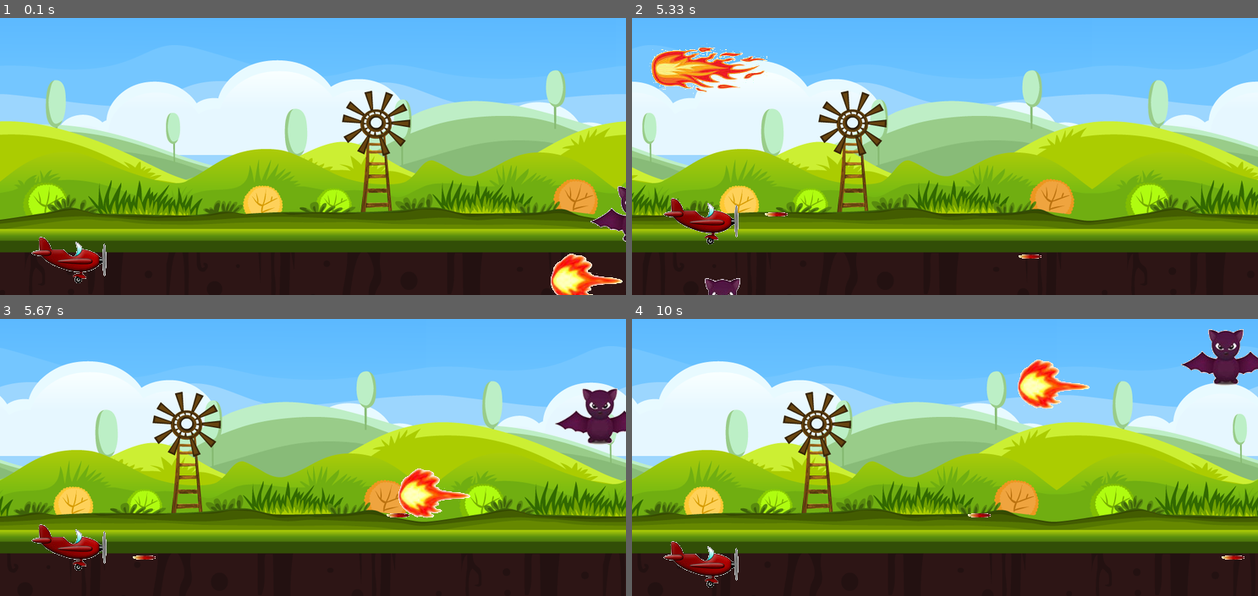
Above: before the commit, frames 1-4 (two rows, left to right).
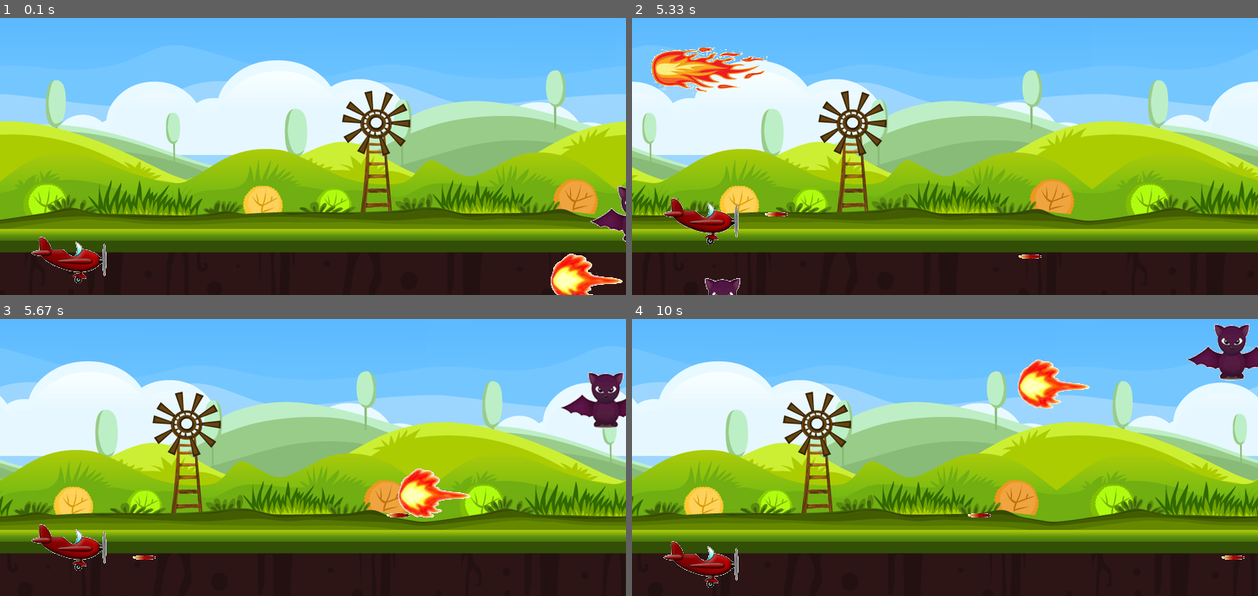
Above: after the commit, the same moments.

Repository: DJmong/Pygame
Game: pygame game, started from main.py
The game is run twice, just before and just after one commit, with the same random seed, the same clock (stepped at 60 frames per second) and the same inputs.
Inputs:
- Up to frame 1 (0.1 s): no input
- Up to frame 2 (5.33 s): hold Up 0.33-0.8 s; hold Down 0.83-1.13 s; tap Ctrl at 0.9, 1.23, 1.63, 3.83, 4.17, 4.57, 4.97, 5.3 s; hold Up 1.17-1.53 s; hold Down 1.57-1.93 s; hold Down 3.77-4.07 s; hold Up 4.1-4.47 s; hold Down 4.5-4.87 s; hold Up 4.9-5.2 s; hold Down from 5.23 s (still down)
- Up to frame 3 (5.67 s): release Down at 5.53 s; hold Up from 5.57 s (still down); tap Ctrl at 5.63 s
- Up to frame 4 (10 s): release Up at 5.93 s; hold Down 5.97-6.33 s; tap Ctrl at 6.03, 8.23, 8.57, 8.97, 9.37, 9.7 s; hold Down 8.17-8.47 s; hold Up 8.5-8.87 s; hold Down 8.9-9.27 s; hold Up 9.3-9.6 s; hold Down 9.63-9.93 s; hold Up from 9.97 s (still down)

Frames 1-2 are identical in both runs. In frame 3, 1.5% of the frame differs, in the area x 88-100%, y 19-46%; in frame 4, 1.0%.

Commit message:
Enemy Class Verify and Apply

Diff:
--- a/main.py
+++ b/main.py
@@ -62,8 +62,7 @@
     background2_x = background_width
     speed = 2
 
-    bat_x = width
-    bat_y = random.randrange(0, height)
+    bat.setLocation(width, random.randrange(0, height))
 
     fire_x = width
     fire_y = random.randrange(0, height)
@@ -71,7 +70,7 @@
     fire = fires[0]
 
     bgm.setBgmVolume(0.4)
-    bgm.playBgm('sound/music.mp3')
+    bgm.playBgm('music.mp3')
 
     crashed = False
     while not crashed:
@@ -130,11 +129,14 @@
             random.shuffle(fires)
             fire = fires[0]
 
-        bat_x -= 7
+        bat.setAccel(-7, 0)
+        bat_x, bat_y = bat.getLocation()
+        bat.move()
         if bat_x <= 0:
-            bat_x = width
-            bat_y = random.randrange(0, height)
-
+            bat.setLocation(width, random.randrange(0, height - bat_height))
+
+        bat_x, bat_y = bat.getLocation()
+        #bullet check for bat
         if len(bullet_xy) != 0:
             for i, bxy in enumerate(bullet_xy):
                 bxy[0] += 15
@@ -150,11 +152,13 @@
                     except:
                         pass
 
+        #crash check for
         if x + aircraft_width > bat_x:
             if (y > bat_y and y < bat_y + bat_height) or\
             (y + aircraft_height > bat_y and y + aircraft_height < bat_y + bat_height):
                 crash()
 
+        #fire crash check
         if fire[1] != None:
             if fire[0] == 0:
                 fireball_width = fireball1_width
@@ -168,16 +172,17 @@
                 (y + aircraft_height > fire_y and y + aircraft_height < fire_y + fireball_height):
                     crash()
 
+        bat_x, bat_y = bat.getLocation()
+
         if not isShotBat:
             drawObject(bat.getImage(), bat_x, bat_y)
         else:
             drawObject(boom, bat_x, bat_y)
-            bgm.playSfx('sound/sfx.mp3')
+            bgm.playSfx('sfx.mp3')
             boom_count += 1
             if boom_count > 5:
                 boom_count = 0
-                bat_x = width
-                bat_y = random.randrange(0, height - bat_height)
+                bat.setLocation(width, random.randrange(0, height - bat_height))
                 isShotBat = False
 
         if len(bullet_xy) != 0:
--- a/source/bgm.py
+++ b/source/bgm.py
@@ -1,7 +1,9 @@
 import pygame
 
+folder = 'sound'
 
-def playBgm(file):
+def playBgm(name):
+    file = folder + '/' + name
     pygame.mixer.music.load(file)
     pygame.mixer.music.play(-1)
 
@@ -11,8 +13,9 @@
 def stopBgm():
     pygame.mixer.music.stop()
 
-def playSfx(file):
-    Sound = pygame.mixer.Sound('sound/sfx.mp3')
+def playSfx(name):
+    file = folder + '/' + name
+    Sound = pygame.mixer.Sound(file)
     pygame.mixer.Sound.play(Sound)
 
 def test():
@@ -22,6 +25,6 @@
 if __name__ == '__main__':
     pygame.init()
     setBgmVolume(0.3)
-    playBgm('sound/music.mp3')
-    playSfx('sound/sfx.mp3')
+    playBgm('music.mp3')
+    playSfx('sfx.mp3')
     test()
--- a/source/character.py
+++ b/source/character.py
@@ -18,11 +18,17 @@
     def getLocation(self):
         return self.xy
 
-    def setAccel(self, ac_x, ac_Y):
+    def setAccel(self, ac_x, ac_y):
         self.ac = [ac_x, ac_y]
 
     def getAccel(self):
         return self.ac
+
+    def move(self):
+        x = 0
+        y = 1
+        self.xy[x] += self.ac[x]
+        self.xy[y] += self.ac[y]
 
 class Unit(Point):
     def __init__(self, image):
@@ -34,6 +40,8 @@
 
     def getImage(self):
         return self.image
+
+
 
 class Player(Unit):
     pass
@@ -57,8 +65,8 @@
             return False
 
 if __name__ == "__main__":
-    a = Enemy(10, pygame.image.load('fireball.png'))
-    b = Bullet(pygame.image.load('plane.png'), a)
-    a.setLocation(1,1)
-    a.setSize(1,2)
-    print(a.getSize())
+    a = Enemy(10, pygame.image.load('graphic/fireball.png'))
+    a.setLocation(1,2)
+    a.setAccel(2, 1)
+    a.move()
+    print(a.getLocation())
